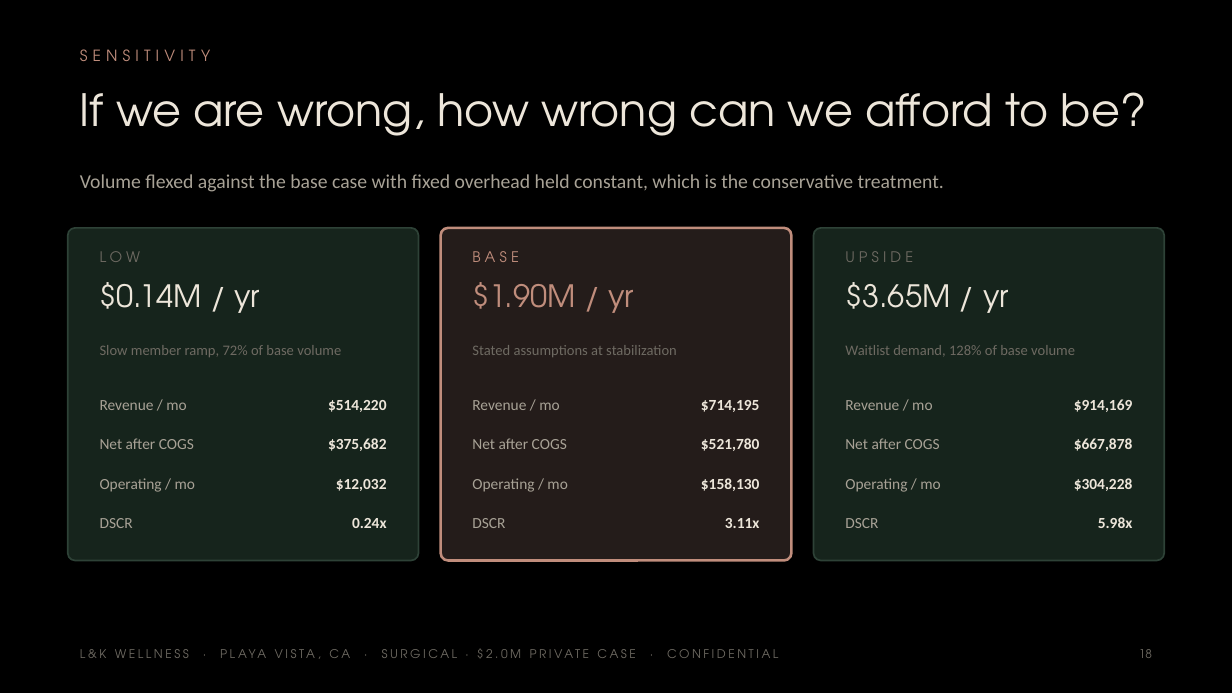
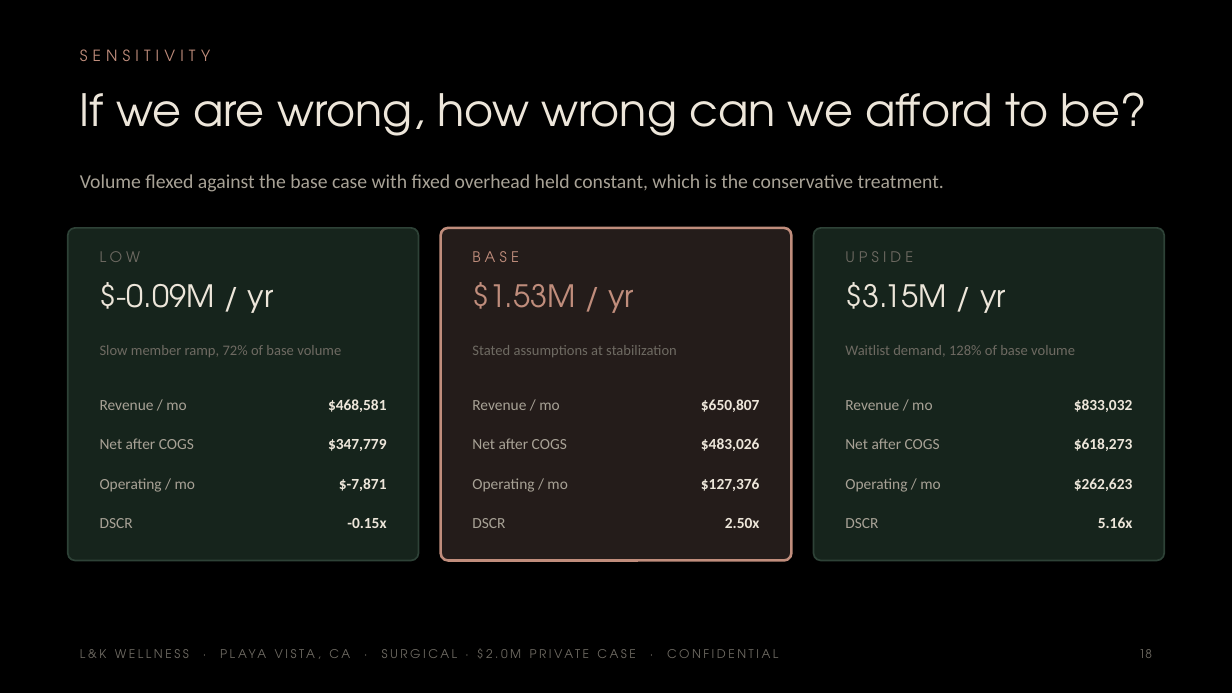
Before and after one commit to apexalpha811/2mil_surgical, a slide deck: slide 18 of 2.0mil_surgical.pptx. Drawn at 1232x693 pixels with LibreOffice and Linux fonts; fonts in the diff are those of the drawing. Boxes give left, top, right and bottom in pixels: in the first picture for what was removed or moved away, otherwise in the second. Text is boxed around its words. In the diff, an @@ line names an element or a change of style, - is before the commit and + after.

```diff
--- a/2.0mil_surgical.pptx
+++ b/2.0mil_surgical.pptx
@@ text at bbox=[100, 282, 274, 313]: text changed @@
-$0.14M / yr
+$-0.09M / yr
@@ text at bbox=[472, 282, 634, 313]: text changed @@
-$1.90M / yr
+$1.53M / yr
@@ text at bbox=[845, 282, 1006, 313]: text changed @@
-$3.65M / yr
+$3.15M / yr
@@ text at bbox=[328, 399, 387, 412]: text changed @@
-$514,220
+$468,581
@@ text at bbox=[701, 399, 760, 412]: text changed @@
-$714,195
+$650,807
@@ text at bbox=[1074, 399, 1133, 412]: text changed @@
-$914,169
+$833,032
@@ text at bbox=[328, 439, 387, 451]: text changed @@
-$375,682
+$347,779
@@ text at bbox=[701, 438, 760, 451]: text changed @@
-$521,780
+$483,026
@@ text at bbox=[1074, 438, 1133, 451]: text changed @@
-$667,878
+$618,273
@@ text at bbox=[339, 478, 387, 491]: text changed @@
-$12,032
+$-7,871
@@ text at bbox=[701, 478, 760, 491]: text changed @@
-$158,130
+$127,376
@@ text at bbox=[1074, 478, 1133, 491]: text changed @@
-$304,228
+$262,623
@@ text at bbox=[347, 518, 386, 528]: text changed @@
-0.24x
+-0.15x
@@ text at bbox=[725, 518, 760, 528]: text changed @@
-3.11x
+2.50x
@@ text at bbox=[1098, 517, 1133, 528]: text changed @@
-5.98x
+5.16x
```
Also in this commit, not shown: 14 other slides changed, 5 other files.
